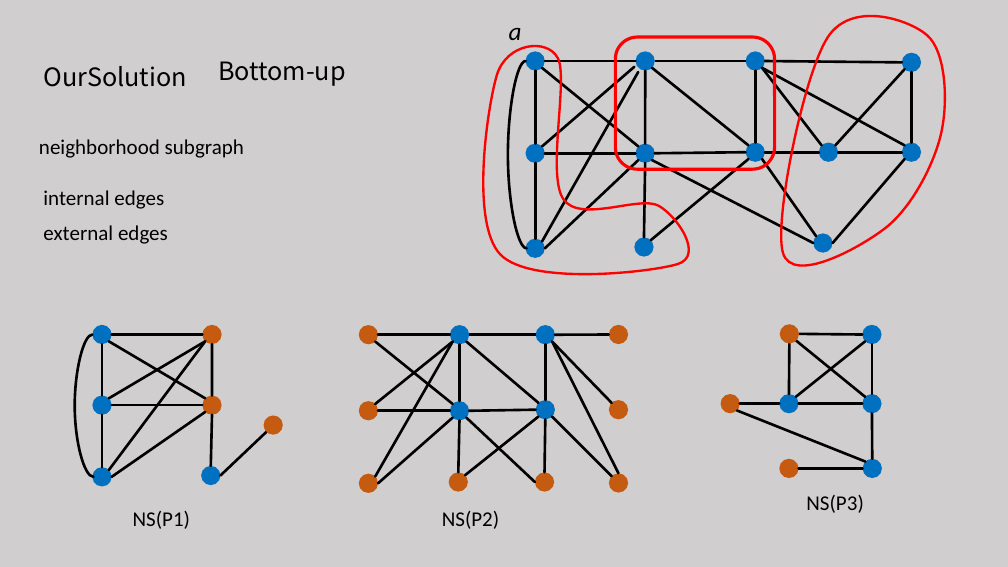
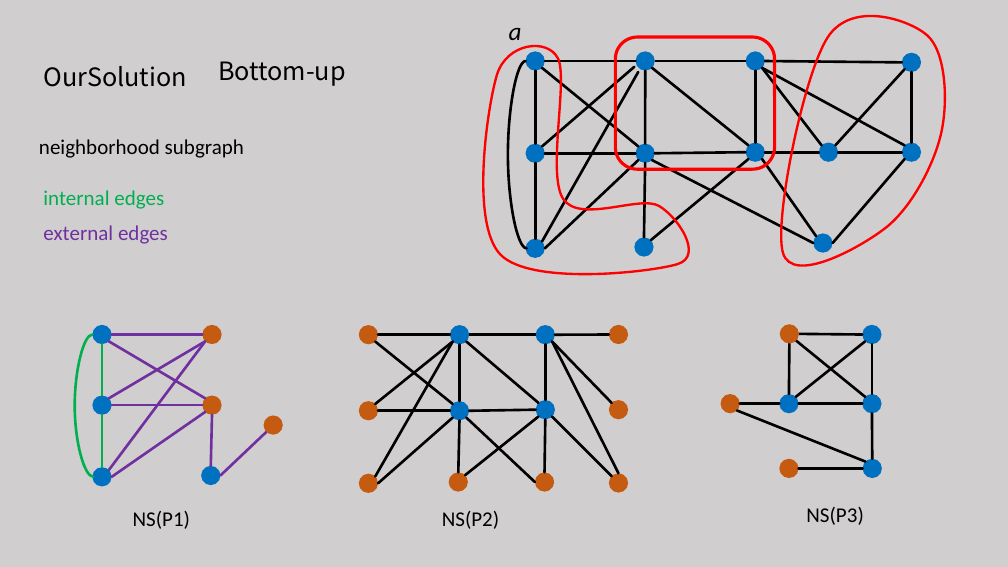
Before and after one commit to tianzhuwei/PPT, a slide deck: slide 12 of 魏天柱--Truss decomposition in massive networks .pptx (slide 13 before the commit). Drawn at 1008x567 pixels with LibreOffice and Linux fonts; fonts in the diff are those of the drawing. Boxes give left, top, right and bottom in pixels: in the first picture for what was removed or moved away, otherwise in the second. Text is boxed around its words. In the diff, an @@ line names an element or a change of style, - is before the commit and + after.

```diff
--- a/魏天柱--Truss decomposition in massive networks .pptx
+++ b/魏天柱--Truss decomposition in massive networks .pptx
@@ text "internal edges" at (43,190,164,209): text colour #000000 to #00B050 @@
@@ text "external edges" at (43,225,168,244): text colour #000000 to #7030A0 @@
@@ curved line (94, 477) - (92, 334): stroke #000000 2.5 pt to #00B050 2.5 pt @@
@@ line (102, 395) - (102, 344): stroke #000000 2.5 pt to #00B050 2.5 pt @@
@@ line (205, 399) - (109, 342): stroke #000000 2.5 pt to #7030A0 2.5 pt @@
@@ line (205, 342) - (109, 399): stroke #000000 2.5 pt to #7030A0 2.5 pt @@
@@ line (205, 342) - (109, 470): stroke #000000 2.5 pt to #7030A0 2.5 pt @@
@@ line (203, 334) - (112, 334): stroke #000000 2.5 pt to #7030A0 2.5 pt @@
@@ line removed from (212, 395) to (212, 344) @@
@@ line (102, 467) - (102, 415): stroke #000000 2.5 pt to #00B050 2.5 pt @@
@@ line (203, 405) - (112, 405): stroke #000000 2.5 pt to #7030A0 2.5 pt @@
@@ line (205, 412) - (112, 477): stroke #000000 2.5 pt to #7030A0 2.5 pt @@
@@ line (211, 466) - (212, 415): stroke #000000 2.5 pt to #7030A0 2.5 pt @@
@@ line (221, 476) - (266, 432): stroke #000000 2.5 pt to #7030A0 2.5 pt @@
@@ text "NS(P3)": place and size @@
-text "NS(P3)" at (806,495,863,513)
+text "NS(P3)" at (806,507,863,525)
```
Also in this commit, not shown: 11 other slides changed, 1 slide added, 1 slide removed.
